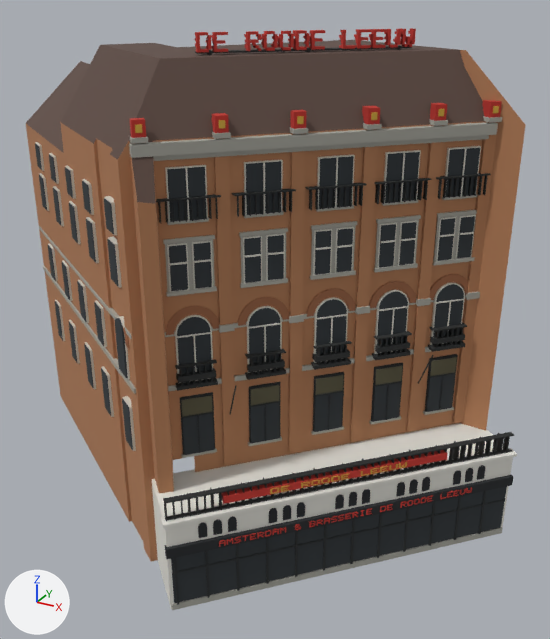
Two versions of the glTF model public/canal-drive/models/roode-leeuw-damrak.glb, one commit apart.
The view is the same before and after, from a 50 mm lens placed at (19.1, -27.9, 24.1), pointed at (2.1, 3.0, 8.6). The axes (+X, +Y, +Z) are drawn at lower left. The lights are the same throughout. The first picture is the older version. Where no turn or scale is listed for an object, it has been applied to the vertices. Vertices at exactly the same position are counted once.

The scene before the commit, as lines of its bpy script (objects in view):
```python
me_roode_leeuw_damrak = bpy.data.meshes.new('roode-leeuw-damrak')
me_roode_leeuw_damrak.from_pydata(...)  # 7823 vertices, 13413 faces; spans x -14.0..14.0, y -12.2..12.2, z -11.2..11.2
me_roode_leeuw_damrak.materials.append(mat_brick)  # orange #b47e58
me_roode_leeuw_damrak.materials.append(mat_slate)  # brown #5e4a42
me_roode_leeuw_damrak.materials.append(mat_stone)  # grey #a9a89f
me_roode_leeuw_damrak.materials.append(mat_red)  # red #c4352c
me_roode_leeuw_damrak.materials.append(mat_gold)  # yellow #d1a640
me_roode_leeuw_damrak.materials.append(mat_dark)  # black #24272a
me_roode_leeuw_damrak.materials.append(mat_glass)  # dark grey #30363a
me_roode_leeuw_damrak.materials.append(mat_canopyglass)  # brown #5a5640
me_roode_leeuw_damrak.materials.append(mat_frame)  # light grey #d6d3c8
me_roode_leeuw_damrak.materials.append(mat_ochre)  # brown #9c6646
me_roode_leeuw_damrak.materials.append(mat_bronze)  # black #2a2c2c
me_roode_leeuw_damrak.materials.append(mat_sandstone)  # white #e9e7df
ob_roode_leeuw_damrak = bpy.data.objects.new('roode-leeuw-damrak', me_roode_leeuw_damrak)
ob_roode_leeuw_damrak.location = (0.59, 3.5, 11.23)
```
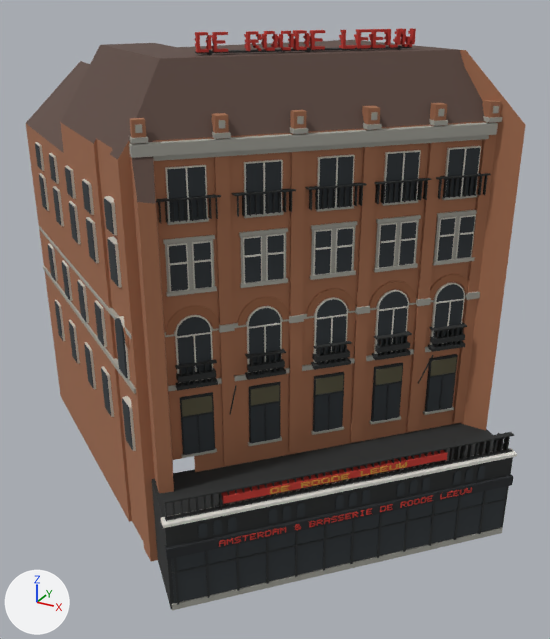
Where the change shows, as pixel boxes (x1, y1, x2, y2) in the pictures (550 x 639 px):
```json
{"part": 1, "of": "me_roode_leeuw_damrak", "change": "recoloured", "before": [130, 100, 502, 138], "after": [130, 100, 502, 138]}
{"part": 2, "of": "me_roode_leeuw_damrak", "change": "recoloured", "before": [135, 106, 499, 133], "after": [135, 106, 499, 133]}
{"part": 3, "of": "me_roode_leeuw_damrak", "change": "recoloured", "before": [198, 465, 485, 538], "after": [198, 465, 485, 538]}
{"part": 4, "of": "me_roode_leeuw_damrak", "change": "recoloured", "before": [151, 423, 513, 610], "after": [151, 423, 513, 610], "on screen": "white to black"}
```

Scene script edits in JSON lines:
```json
{"block": "me_roode_leeuw_damrak", "where": "me_roode_leeuw_damrak.from_pydata(...)  # 7823 vertices, 13413 faces; spans x -14.0..14.0, y -12.2..12.2, z -11.2..11.2"}
{"block": "me_roode_leeuw_damrak", "where": "# used by ob_roode_leeuw_damrak; location = (0.59, 3.5, 11.23)"}
{"block": "me_roode_leeuw_damrak", "change": "me_roode_leeuw_damrak part 1: 72 faces spanning x 0.7..11.2, y -9.9..1.5, z 7.9..8.5 switch from mat_red (red #c4352c) to mat_brick (brown #a66f50)"}
{"block": "me_roode_leeuw_damrak", "change": "me_roode_leeuw_damrak part 2: 72 faces spanning x 0.8..11.2, y -9.8..1.2, z 8.1..8.4 switch from mat_gold (yellow #d1a640) to mat_stone (grey #a9a89f)"}
{"block": "me_roode_leeuw_damrak", "change": "me_roode_leeuw_damrak part 3: 360 faces spanning x 3.7..12.9, y -11.1..-1.2, z -7.8..-7.1 switch from mat_dark (black #24272a) to mat_glass (dark grey #30363a)"}
{"block": "me_roode_leeuw_damrak", "change": "me_roode_leeuw_damrak part 4: 12 faces spanning x 0.5..13.9, y -12.0..2.0, z -11.2..-6.8 switch from mat_sandstone (white #e9e7df) to mat_bronze (black #2a2c2c)"}
```
